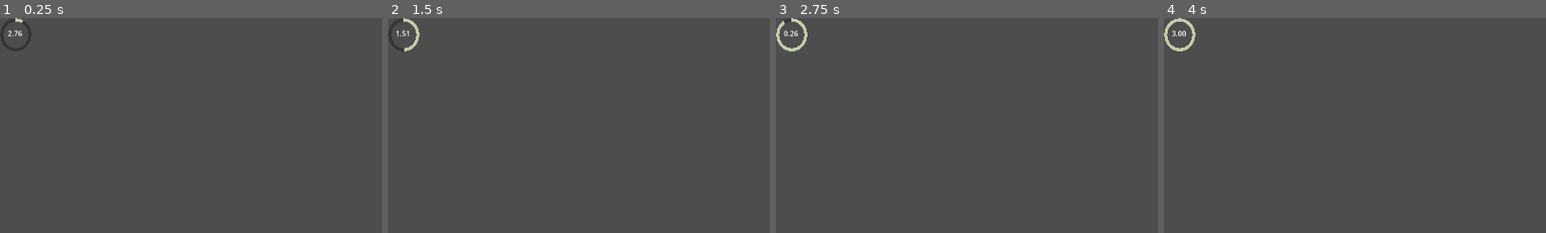
Above: before the commit, frames 1-4 (left to right).
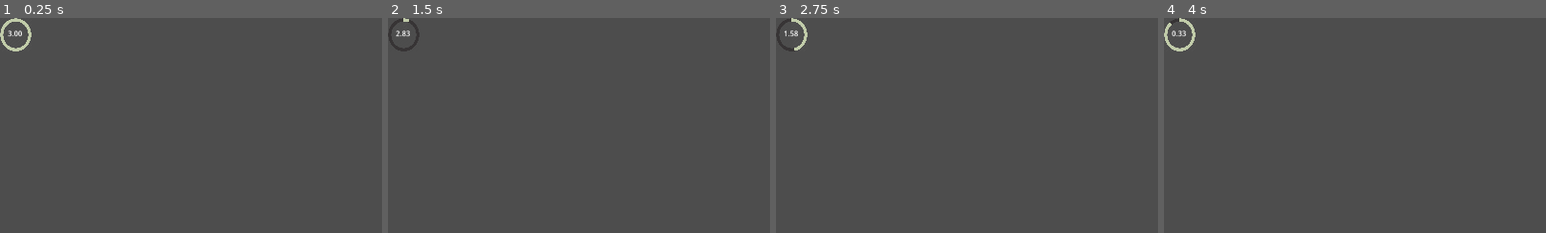
Above: after the commit, the same moments.

Repository: AugustanaCSC380January2024/final-game-jeager
Game: Godot game, scene res://scenes/ui/cooldown.tscn
The game is run twice, just before and just after one commit, with the same random seed, the same clock (stepped at 60 frames per second) and the same inputs. This scene is started directly instead of the project's main scene.
Inputs:
- Up to frame 1 (0.25 s): no input
- Up to frame 2 (1.5 s): tap Enter at 0.5 s; hold D (move right) 0.53-1.28 s; tap 1 (character 1 selected) at 0.6 s; tap Space (normal attack) at 1.25 s; hold S (move down) from 1.28 s (still down); tap 2 (character 2 selected) at 1.35 s
- Up to frame 3 (2.75 s): tap Enter at 2 s; release S (move down) at 2.03 s; hold D (move right) from 2.03 s (still down); tap 3 (character 3 selected) at 2.1 s
- Up to frame 4 (4 s): tap Space (normal attack) at 2.75, 2.85 s; release D (move right) at 2.78 s; hold W (move up) 2.78-3.53 s; tap Enter at 3.5 s; hold A (move left) from 3.53 s (still down); tap E (ultimate) at 3.6 s
The pictures show only the part of the screen within x 0-50%, y 0-50%; the shares and areas given below are measured in that part.

The runs differ from the first frame. In frame 1, 0.4% of the frame differs, in the area x 0-9%, y 0-16%; in frame 2, 0.2%; in frame 3, 0.2%; in frame 4, less than 0.1%.

Commit message:
made some changes on countdown

Diff:
--- a/scenes/ui/cooldown.tscn
+++ b/scenes/ui/cooldown.tscn
@@ -15,7 +15,7 @@
 offset_right = 512.0
 offset_bottom = 512.0
 scale = Vector2(0.103124, 0.109987)
-value = 20.0
+value = 100.0
 fill_mode = 4
 texture_under = ExtResource("2_utrgw")
 texture_progress = ExtResource("3_fv5gp")
--- a/scripts/UI/cooldown.gd
+++ b/scripts/UI/cooldown.gd
@@ -6,9 +6,7 @@
 # Called when the node enters the scene tree for the first time.
 func _ready():
 	timer.wait_time = cooldown_time
-	start_timer()
-
-
+	label.set_text(str(cooldown_time).pad_decimals(2))
 
 # Called every frame. 'delta' is the elapsed time since the previous frame.
 func _process(delta):
@@ -16,6 +14,9 @@
 		label.set_text(str(timer.get_time_left()).pad_decimals(2))
 		var time_ratio = (timer.get_wait_time() -timer.get_time_left())/timer.get_wait_time()
 		$TextureProgressBar.value = time_ratio * 100
+	elif timer.is_stopped():
+		if Input.is_action_just_pressed("move down"):
+			start_timer()
 
 func _on_timer_timeout():
 	label.set_text(str(cooldown_time).pad_decimals(2))
